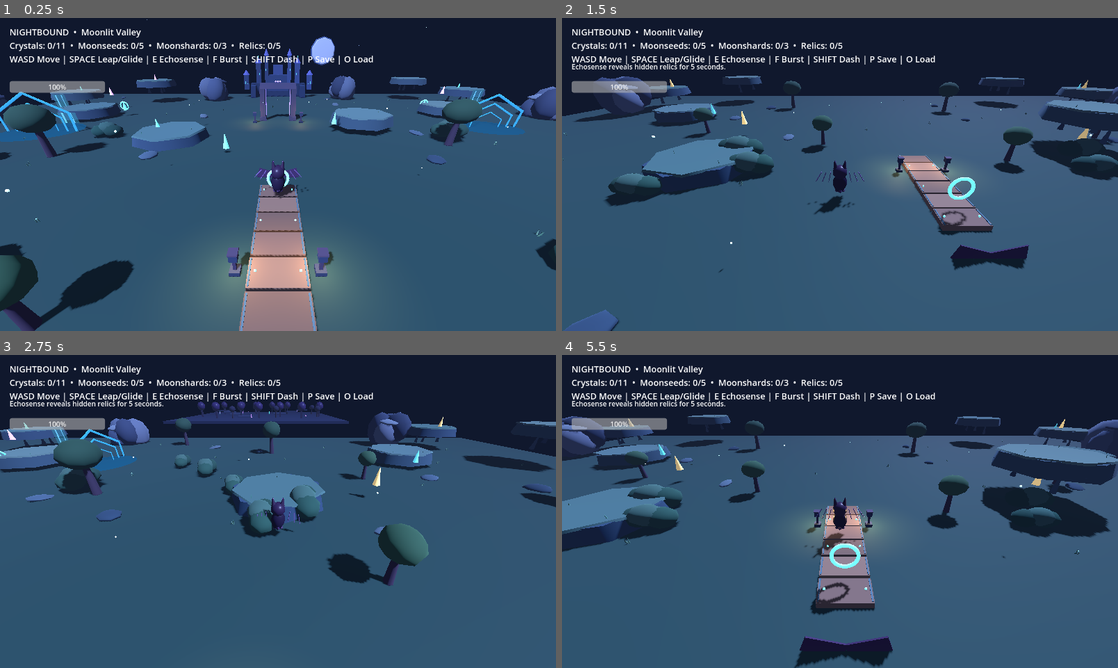
Above: before the commit, frames 1-4 (two rows, left to right).
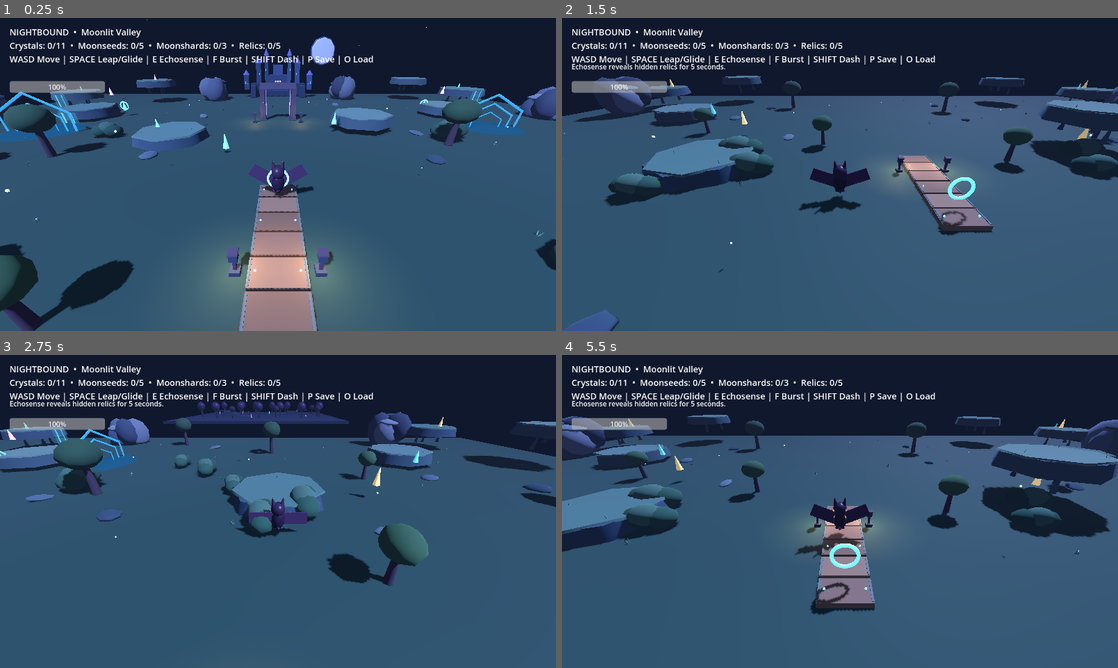
Above: after the commit, the same moments.

Repository: Dynamon91/nightbound
Game: Godot game, scene res://scenes/main.tscn
The game is run twice, just before and just after one commit, with the same random seed, the same clock (stepped at 60 frames per second) and the same inputs.
Inputs:
- Up to frame 1 (0.25 s): no input
- Up to frame 2 (1.5 s): hold D (move_right) 0.53-1.28 s; tap F (burst) at 0.6 s; tap Space (jump) at 0.77 s; hold S (move_back) from 1.28 s (still down); tap E (echosense) at 1.35 s
- Up to frame 3 (2.75 s): tap Space (jump) at 1.52 s; release S (move_back) at 2.03 s; hold D (move_right) from 2.03 s (still down); tap Shift (shadow_dash) at 2.1 s
- Up to frame 4 (5.5 s): release D (move_right) at 2.78 s; hold W (move_forward) 2.78-3.53 s; tap F (burst) at 2.85, 5.1 s; tap Space (jump) at 3.02, 3.77, 4.52 s; hold A (move_left) 3.53-5.03 s; tap E (echosense) at 3.6 s; tap Shift (shadow_dash) at 4.35 s; hold S (move_back) from 5.03 s (still down)

The runs differ from the first frame. In frame 1, 0.3% of the frame differs, in the area x 44-57%, y 46-57%; in frame 2, 1.2%; in frame 3, 0.3%; in frame 4, 1.6%, in the area x 41-60%, y 47-100%.

Commit message:
fix: parent wing membranes to animated wings and mark scene readiness

Diff:
--- a/scripts/main.gd
+++ b/scripts/main.gd
@@ -50,6 +50,7 @@
 	build_hud()
 	audio_director.call("play_track", "veilwood_level_2" if realm == "The Veilwood" else "moonlit_valley_level_1")
 	refresh_hud()
+	print("NIGHTBOUND_SCENE_READY")
 
 func mat(c:Color, r:=0.8)->StandardMaterial3D:
 	var m:=StandardMaterial3D.new(); m.albedo_color=c; m.roughness=r; return m
@@ -509,7 +510,7 @@
 		ear.mesh=ear_mesh; ear.position=Vector3(side*.27,1.48,-.015); ear.rotation.z=-side*.16; ear.material_override=mat(Color("#392642"),.7); player.add_child(ear)
 		var ear_inner:=orb(player,Vector3(side*.27,1.49,-.12),.075,Color("#a65bba")); ear_inner.scale=Vector3(.65,1.6,.3)
 		var w:=Node3D.new(); w.position=Vector3(side*.2,.42,.03); player.add_child(w); wings.append(w)
-		var membrane:=box(Vector3(side*.76,.18,0),Vector3(1.5,.78,.055),Color("#493258")); membrane.rotation.z=side*.31; w.add_child(membrane)
+		var membrane:=MeshInstance3D.new(); var membrane_mesh:=BoxMesh.new(); membrane_mesh.size=Vector3(1.5,.78,.055); membrane.mesh=membrane_mesh; membrane.position=Vector3(side*.76,.18,0); membrane.rotation.z=side*.31; membrane.material_override=mat(Color("#493258"),.78); w.add_child(membrane)
 		var rib_mat:=mat(Color("#82629a"),.65)
 		for rib_i in range(3):
 			var rib:=MeshInstance3D.new(); var rib_mesh:=BoxMesh.new(); rib_mesh.size=Vector3(.035,.67,.075); rib.mesh=rib_mesh
